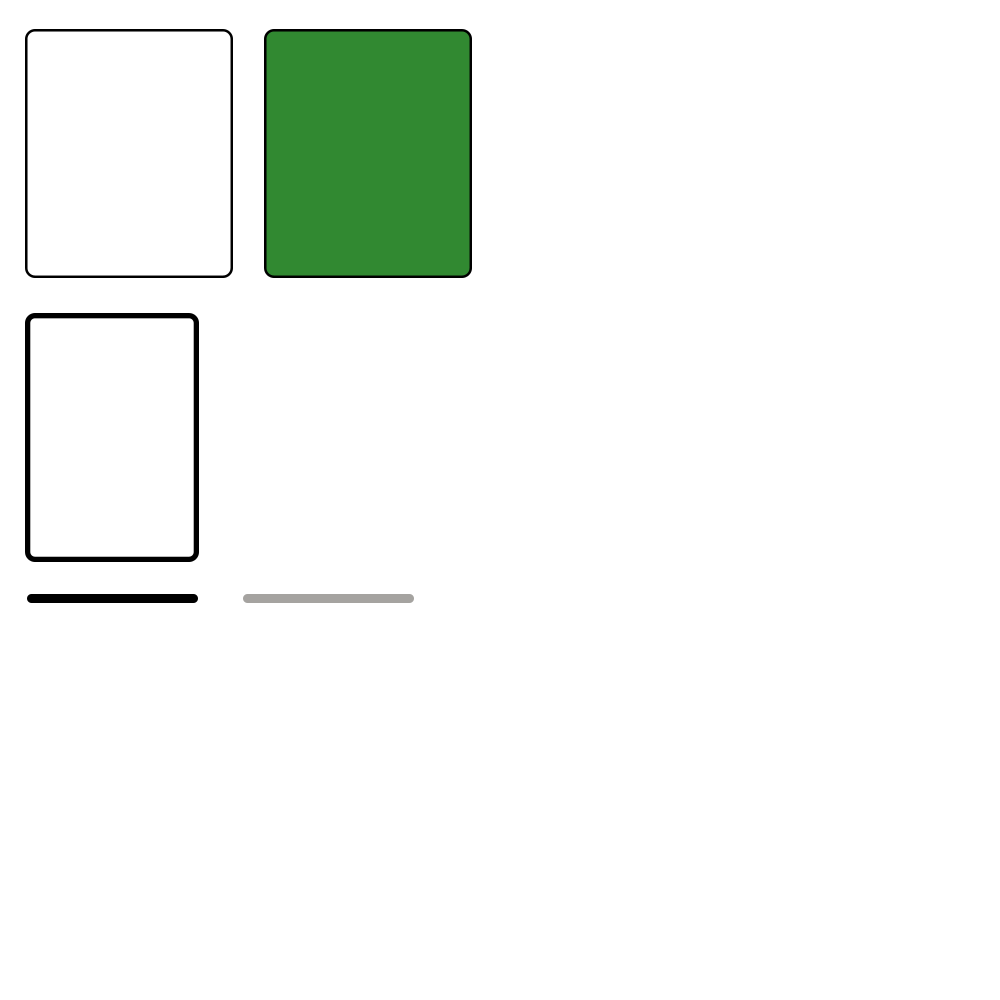
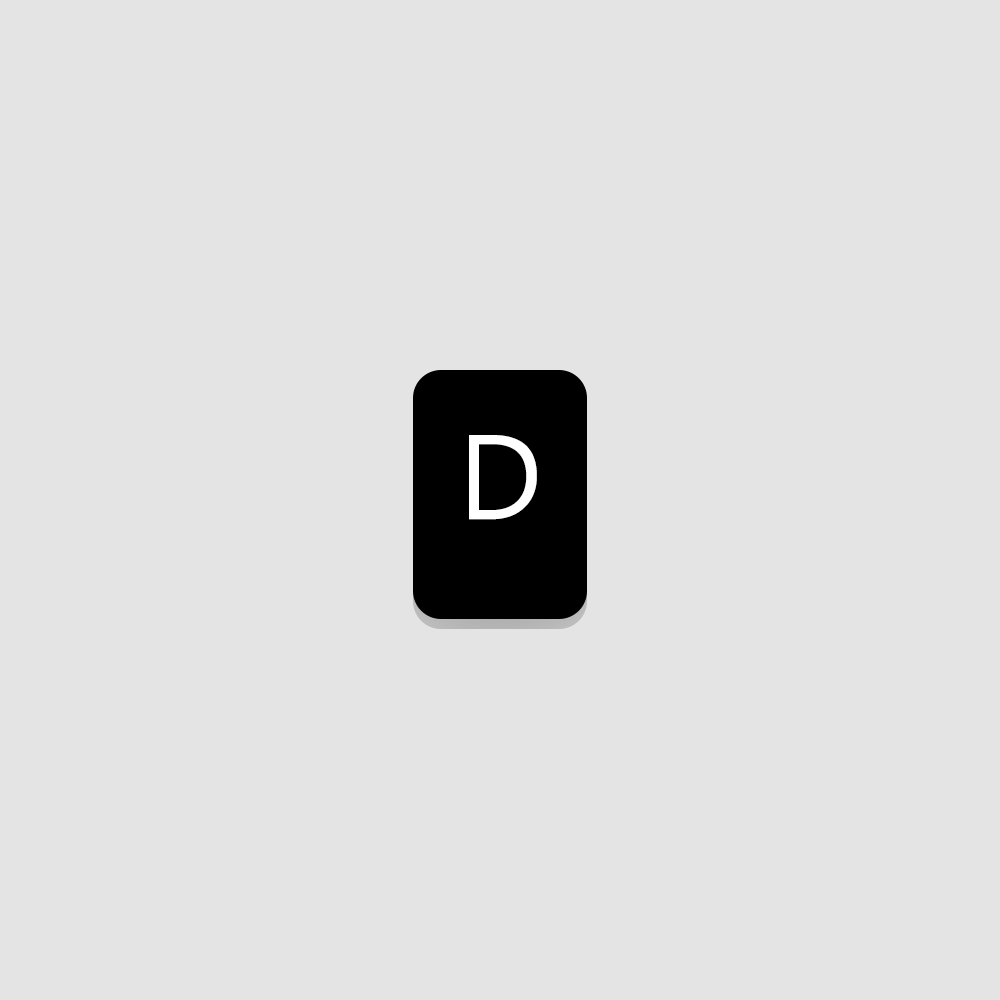
Before/after of a 1000px x 1000px layered artwork. What changed in the layer stack:
removed layer "Rec_Base" (1st of 2) over left=264, top=29, right=472, bottom=278
added group "Final" with 158 layers above "Base" over left=388, top=217, right=637, bottom=772
added group "Dark" with 52 layers in group "Final" over left=413, top=341, right=637, bottom=619
added group "D" (3rd of 4, in "Final" › "Dark") with 3 layers in group "Dark" over left=413, top=370, right=587, bottom=619
added layer "D" (4th of 4, in "Final" › "Dark" › "D") in group "D" over left=469, top=435, right=537, bottom=520
added layer "Rec_Base2" (53rd of 84, in "Final" › "Dark" › "D") in group "D" over left=413, top=370, right=587, bottom=619
added layer "Rec_Base2" (54th of 84, in "Final" › "Dark" › "D") (41%) in group "D" over left=413, top=380, right=587, bottom=616
hid group "Base" (20 layers) over left=25, top=29, right=439, bottom=603
hid "Rec_Base4" over left=243, top=594, right=414, bottom=603
hid "Rec_Base3" over left=27, top=594, right=198, bottom=603
moved "Rec_Base2" (84th of 84, in "Base" › "LightMode" › "Grupo 1") into group "Grupo 1", painted on it over left=25, top=64, right=241, bottom=562
hid "Rec_Base" (in "Base") over left=25, top=29, right=233, bottom=278
added layer "Capa 1" over left=0, top=0, right=1000, bottom=1000
